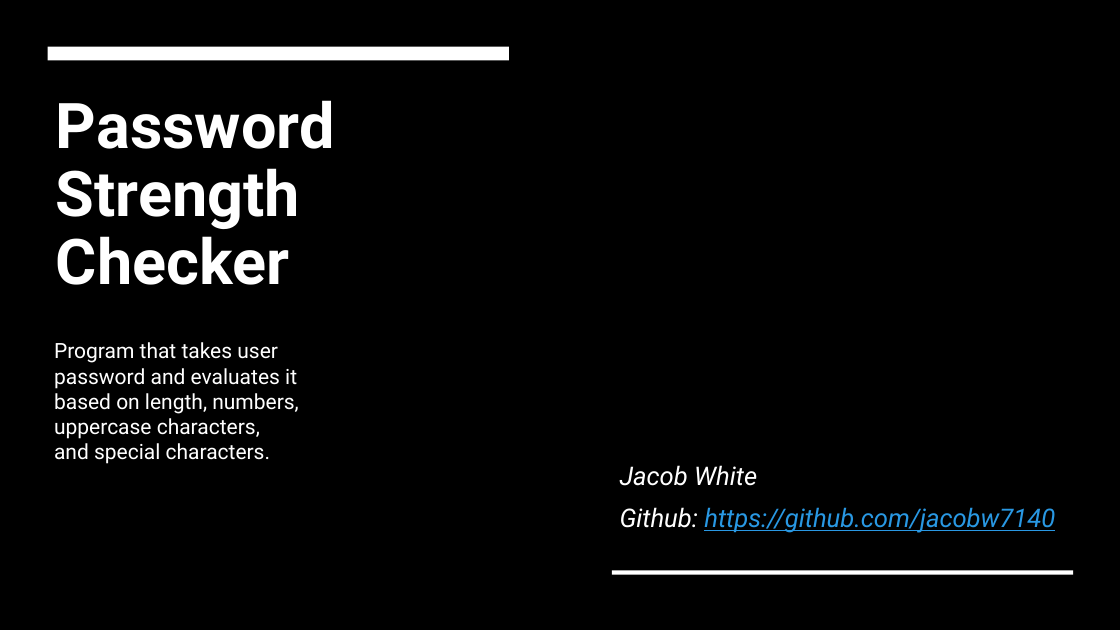
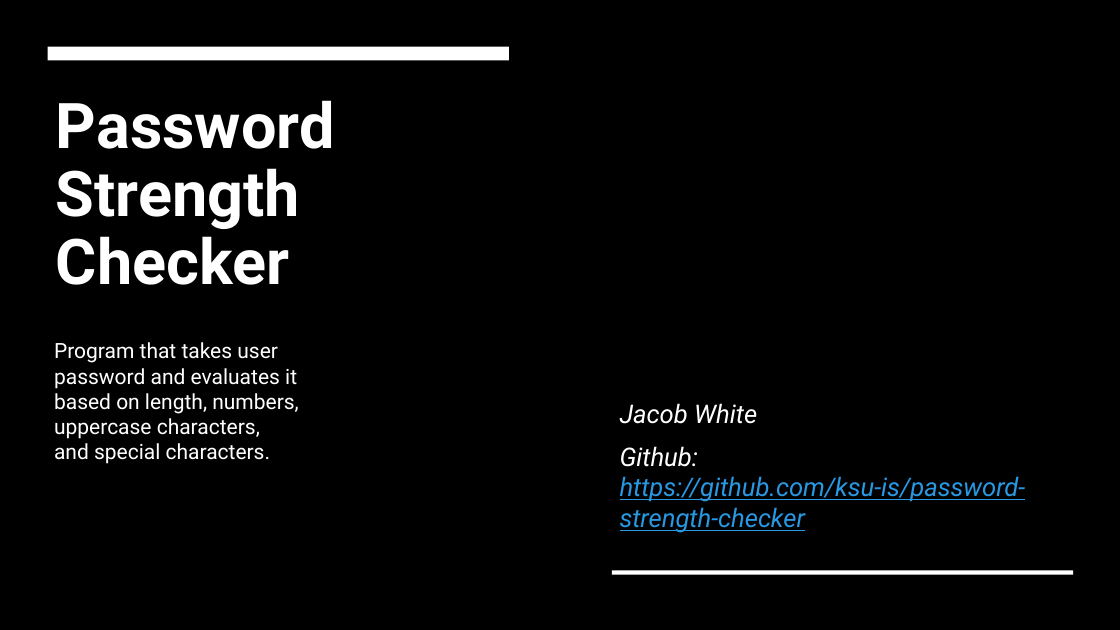
Before and after one commit to bolson70/Blue-Card, a slide deck: slide 1 of Project_powerpoint.pptx. Drawn at 1120x630 pixels with LibreOffice and Linux fonts; fonts in the diff are those of the drawing; background and template pictures are left out. Boxes give left, top, right and bottom in pixels: in the first picture for what was removed or moved away, otherwise in the second. Text is boxed around its words. In the diff, an @@ line names an element or a change of style, - is before the commit and + after.

Commit message:
Project PowerPoint

```diff
--- a/Project_powerpoint.pptx
+++ b/Project_powerpoint.pptx
@@ subtitle at (x1=620, y1=446, x2=1026, y2=533): text changed @@
-Github: https://github.com/jacobw7140
+Github: https://github.com/ksu-is/password-strength-checker
```
